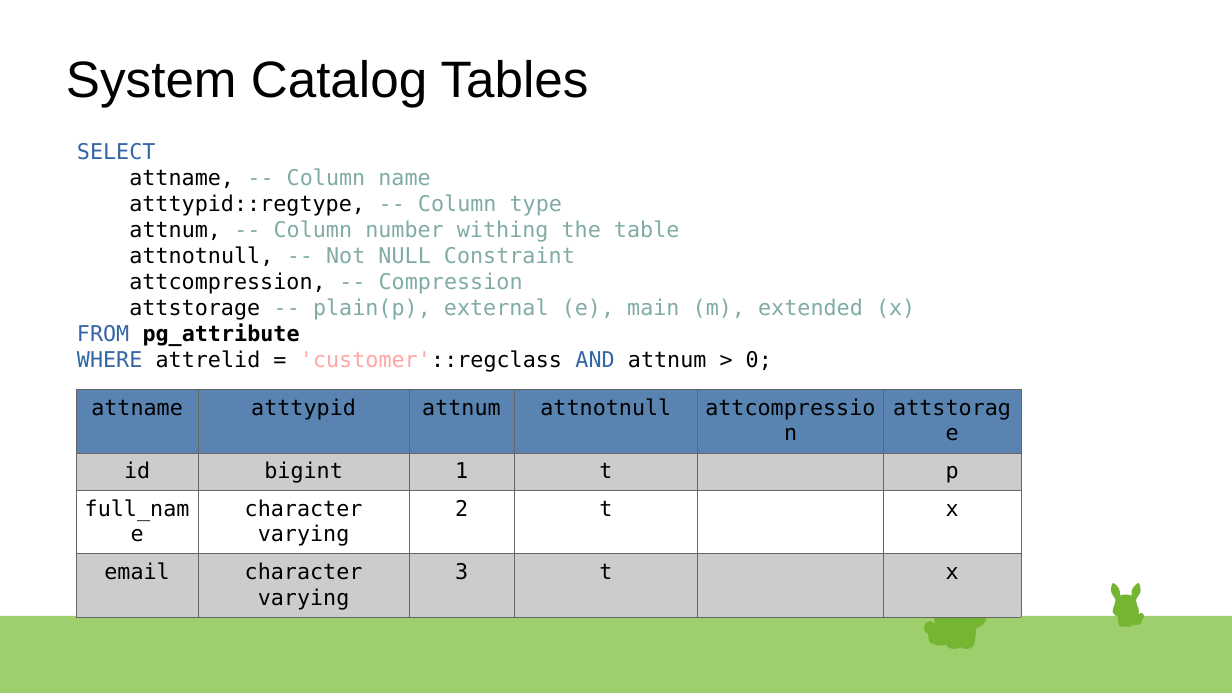
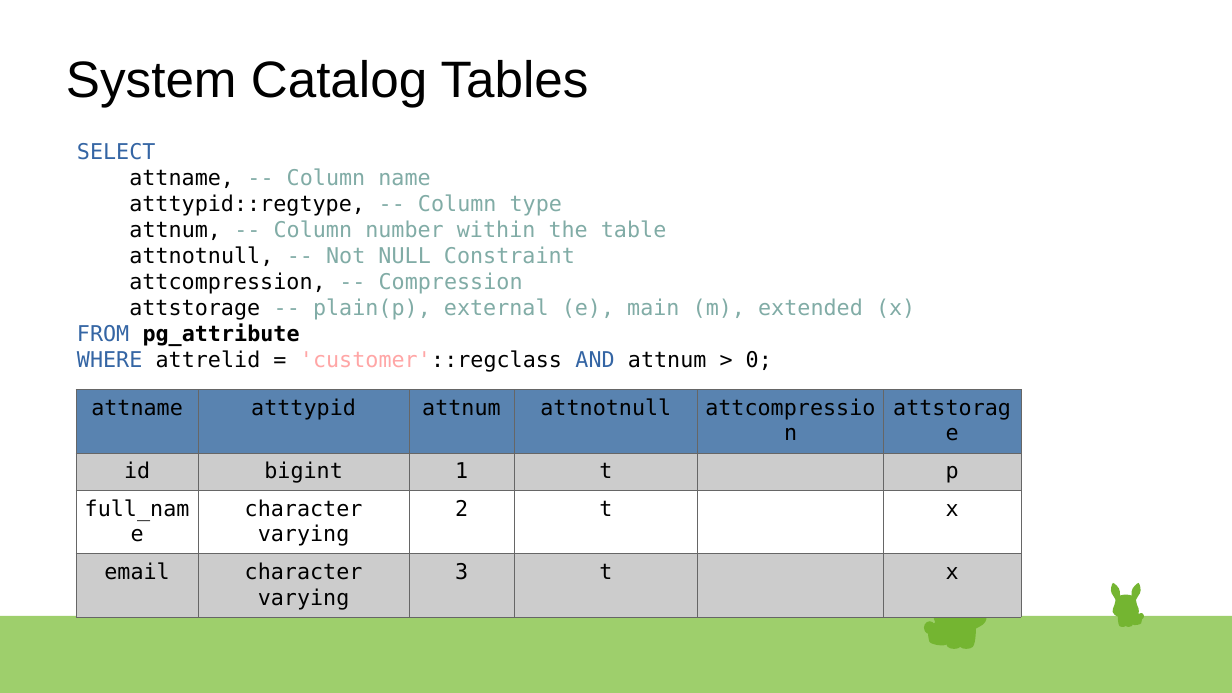
Before and after one commit to rsibanez89/postgres-indexing, a slide deck: slide 7 of Presentation.odp. Drawn at 1232x693 pixels with LibreOffice and Linux fonts; fonts in the diff are those of the drawing. Boxes give left, top, right and bottom in pixels: in the first picture for what was removed or moved away, otherwise in the second. Text is boxed around its words. In the diff, an @@ line names an element or a change of style, - is before the commit and + after.

Commit message:
Updated presentation and numbers.

```diff
--- a/Presentation.odp
+++ b/Presentation.odp
@@ text at box(129, 220, 666, 240): text changed @@
-attnum, -- Column number withing the table
+attnum, -- Column number within the table
```
Also in this commit, not shown: 3 other slides changed, 1 other file.
